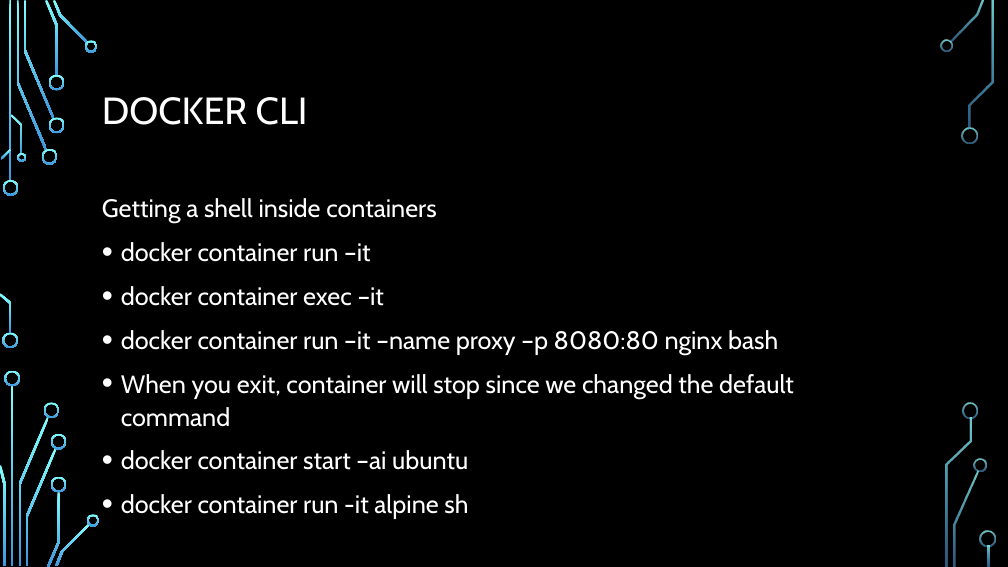
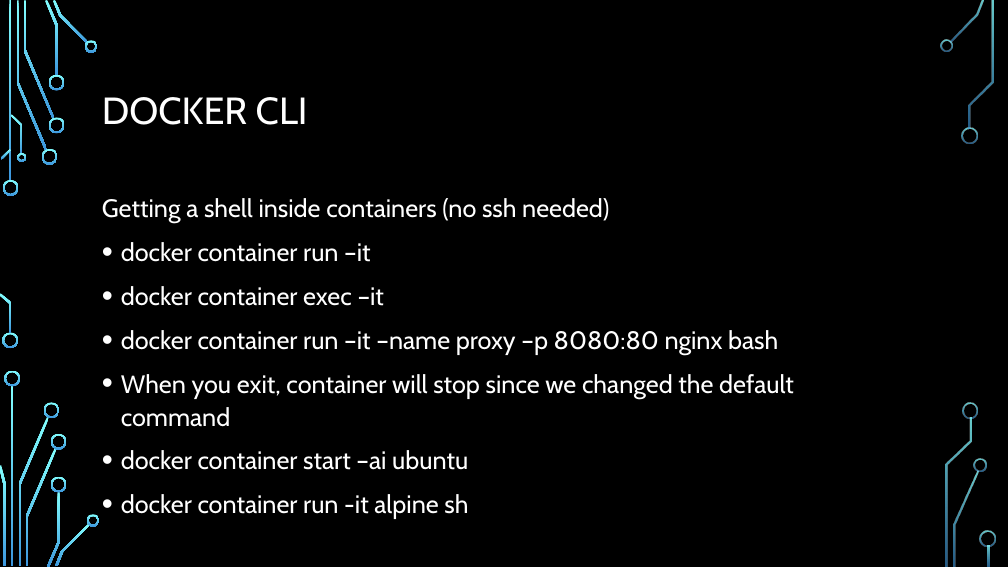
Before and after one commit to ksalihcavusoglu/nurddockertraining, a slide deck: slide 15 of DOCKER 101.pptx (slide 16 before the commit). Drawn at 1008x567 pixels with LibreOffice and Linux fonts; fonts in the diff are those of the drawing; background and template pictures are left out. Boxes give left, top, right and bottom in pixels: in the first picture for what was removed or moved away, otherwise in the second. Text is boxed around its words. In the diff, an @@ line names an element or a change of style, - is before the commit and + after.

```diff
--- a/DOCKER 101.pptx
+++ b/DOCKER 101.pptx
@@ text at (102, 198, 609, 224): text changed @@
-Getting a shell inside containers
+Getting a shell inside containers (no ssh needed)
```
Also in this commit, not shown: 13 other slides changed, 6 slides added, 4 slides removed, 30 other files.
